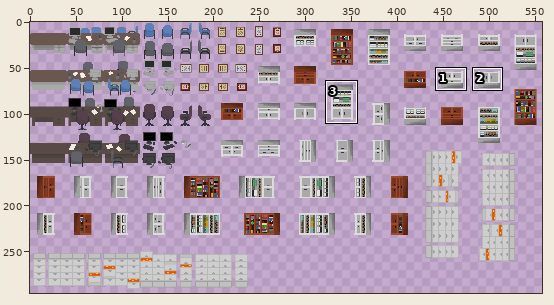
One commit to this sprite sheet: ProyectosSDL/HolaSDL/levels/TileSheet-ConsultasDespachos.png. The first picture is a wide view before the edit; the outline marks the close-up.
Close-up. The starting point:
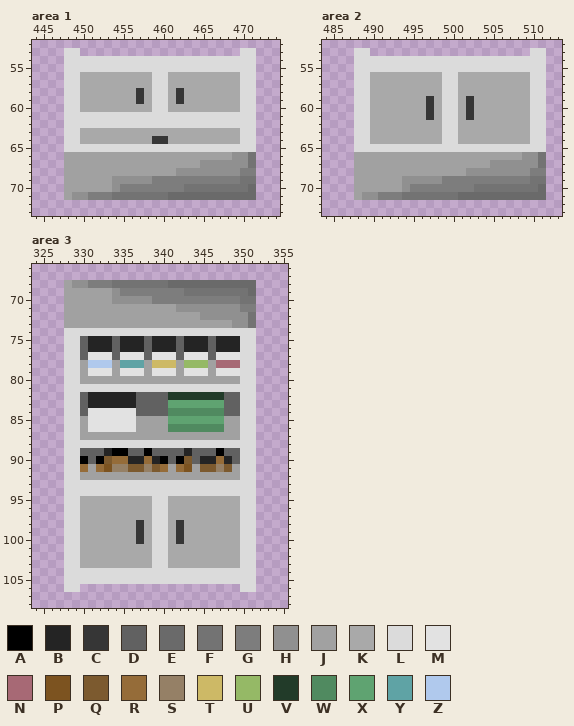
The file is 560x300 pixels. Colours within 5 levels of each other are drawn and written as one. Shown: area 1: x 444..474, y 52..73; area 2: x 484..513, y 52..73; area 3: x 324..355, y 66..108. The wide view leaves out empty margins. The commit also changed other parts of the picture, which this record leaves out.
Palette (. is transparent): A #000000  B #242424  C #363636  D #616161  E #6a6a6a  F #737373  G #7d7d7d  H #909090  J #a1a1a1  K #a9a9a9  L #dbdbdb  M #e2e2e2  N #a76975  P #7c5320  Q #7c5a2f  R #956c39  S #958066  T #cdb966  U #95b966  V #223b29  W #508a60  X #5fa371  Y #5fa3a5  Z #b0c9ed
Pixels before, area 1, first column x 448:
53 LL....................LL
54 LLLLLLLLLLLLLLLLLLLLLLLL
55 LLLLLLLLLLLLLLLLLLLLLLLL
56 LLKKKKKKKKKLLKKKKKKKKKLL
57 LLKKKKKKKKKLLKKKKKKKKKLL
58 LLKKKKKKKCKLLKCKKKKKKKLL
59 LLKKKKKKKCKLLKCKKKKKKKLL
60 LLKKKKKKKKKLLKKKKKKKKKLL
61 LLLLLLLLLLLLLLLLLLLLLLLL
62 LLLLLLLLLLLLLLLLLLLLLLLL
63 LLKKKKKKKKKKKKKKKKKKKKLL
64 LLKKKKKKKKKCCKKKKKKKKKLL
65 LLLLLLLLLLLLLLLLLLLLLLLL
66 JJJJJJJJJJJJJJJJJJJJJHHF
67 JJJJJJJJJJJJJJJJJHHHHHHF
68 JJJJJJJJJJJJJJHHHHHHHHGG
69 JJJJJJHHHHHGGGGGGGGGGGFF
70 JJJJJJHGGGGGGGGFFFFFFFFE
71 JHHGGGFFFFFFFEEEEEEEEEEE
Pixels before, area 2, first column x 488:
53 LL....................LL
54 LLLLLLLLLLLLLLLLLLLLLLLL
55 LLLLLLLLLLLLLLLLLLLLLLLL
56 LLKKKKKKKKKLLKKKKKKKKKLL
57 LLKKKKKKKKKLLKKKKKKKKKLL
58 LLKKKKKKKKKLLKKKKKKKKKLL
59 LLKKKKKKKCKLLKCKKKKKKKLL
60 LLKKKKKKKCKLLKCKKKKKKKLL
61 LLKKKKKKKCKLLKCKKKKKKKLL
62 LLKKKKKKKKKLLKKKKKKKKKLL
63 LLKKKKKKKKKLLKKKKKKKKKLL
64 LLKKKKKKKKKLLKKKKKKKKKLL
65 LLLLLLLLLLLLLLLLLLLLLLLL
66 JJJJJJJJJJJJJJJJJJJJJHHF
67 JJJJJJJJJJJJJJJJJHHHHHHF
68 JJJJJJJJJJJJJJHHHHHHHHGG
69 JJJJJJHHHHHGGGGGGGGGGGFF
70 JJJJJJHGGGGGGGGFFFFFFFFE
71 JHHGGGFFFFFFFEEEEEEEEEEE
Pixels before, area 3, first column x 328:
 68 JHHGGGFFFFFFFEEEEEEEEEEE
 69 JJJJJJHGGGGGGGGFFFFFFFFE
 70 JJJJJJHHHHHGGGGGGGGGGGFF
 71 JJJJJJJJJJJJJJHHHHHHHHGG
 72 JJJJJJJJJJJJJJJJJHHHHHHF
 73 JJJJJJJJJJJJJJJJJJJJJHHF
 74 LLLLLLLLLLLLLLLLLLLLLLLL
 75 LLDBBBDBBBDBBBDBBBDBBBLL
 76 LLDBBBDBBBDBBBDBBBDBBBLL
 77 LLDMMMDMMMDMMMDMMMDMMMLL
 78 LLJZZZJYYYJTTTJUUUJNNNLL
 79 LLJMMMJMMMJMMMJMMMJMMMLL
 80 LLJJJJJJJJJJJJJJJJJJJJLL
 81 LLLLLLLLLLLLLLLLLLLLLLLL
 82 LLDBBBBBBDDDDVVVVVVVDDLL
 83 LLDBBBBBBDDDDXXXXXXXDDLL
 84 LLDMMMMMMDDDDWWWWWWWDDLL
 85 LLJMMMMMMJJJJXXXXXXXJJLL
 86 LLJMMMMMMJJJJWWWWWWWJJLL
 87 LLJJJJJJJJJJJJJJJJJJJJLL
 88 LLLLLLLLLLLLLLLLLLLLLLLL
 89 LLDDDBAADDADDDDBDDDADDLL
 90 LLADAQRRBBRBADAQDBBRBDLL
 91 LLRJRPSSQQSQRJRPJQQSQJLL
 92 LLJJJJJJJJJJJJJJJJJJJJLL
 93 LLLLLLLLLLLLLLLLLLLLLLLL
 94 LLLLLLLLLLLLLLLLLLLLLLLL
 95 LLKKKKKKKKKLLKKKKKKKKKLL
 96 LLKKKKKKKKKLLKKKKKKKKKLL
 97 LLKKKKKKKKKLLKKKKKKKKKLL
 98 LLKKKKKKKCKLLKCKKKKKKKLL
 99 LLKKKKKKKCKLLKCKKKKKKKLL
100 LLKKKKKKKCKLLKCKKKKKKKLL
101 LLKKKKKKKKKLLKKKKKKKKKLL
102 LLKKKKKKKKKLLKKKKKKKKKLL
103 LLKKKKKKKKKLLKKKKKKKKKLL
104 LLLLLLLLLLLLLLLLLLLLLLLL
105 LLLLLLLLLLLLLLLLLLLLLLLL
106 LL....................LL
New version:
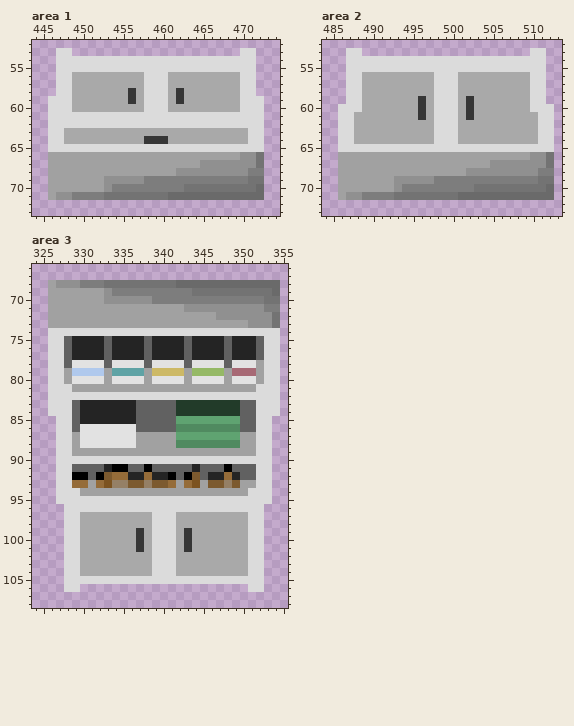
The edit:
Area 1:
y 53: x 447 . -> L; x 449 L -> .
y 54..55: x 447 . -> L
y 56..57: x 447 . -> L; x 449 L -> K; x 458 K -> L
y 58: x 447 . -> L; x 449 L -> K; x 456..458 KCK -> CKL
y 59: x 446..447 .. -> LL; x 449 L -> K; x 456..458 KCK -> CKL; x 472 . -> L
y 60: x 446..447 .. -> LL; x 449 L -> K; x 458 K -> L; x 472 . -> L
y 61..62: x 446..447 .. -> LL; x 472 . -> L
y 63: x 446..449 ..LL -> LLKK; x 470 L -> K; x 472 . -> L
y 64: x 446..449 ..LL -> LLKK; x 458 K -> C; x 470 L -> K; x 472 . -> L
y 65: x 446..447 .. -> LL; x 472 . -> L
y 66: x 446..447 .. -> JJ; x 469 H -> J; x 471..472 F. -> HF
y 67: x 446..447 .. -> JJ; x 471..472 F. -> HF
y 68: x 446..447 .. -> JJ; x 470 G -> H; x 472 . -> G
y 69: x 446..447 .. -> JJ; x 453 J -> H; x 458 H -> G; x 470 F -> G; x 472 . -> F
y 70: x 446..447 .. -> JJ; x 453..454 JH -> HG; x 471..472 E. -> FE
y 71: x 446..450 ..JHH -> JHHGG; x 453 G -> F; x 472 . -> E
Area 2:
y 53: x 487 . -> L; x 489 L -> .
y 54..55: x 487 . -> L
y 56..58: x 487 . -> L; x 489 L -> K; x 498 K -> L
y 59: x 487 . -> L; x 489 L -> K; x 496..498 KCK -> CKL
y 60: x 486..487 .. -> LL; x 489 L -> K; x 496..498 KCK -> CKL; x 512 . -> L
y 61: x 486..489 ..LL -> LLKK; x 496..498 KCK -> CKL; x 510 L -> K; x 512 . -> L
y 62..64: x 486..489 ..LL -> LLKK; x 498 K -> L; x 510 L -> K; x 512 . -> L
y 65: x 486..487 .. -> LL; x 512 . -> L
y 66: x 486..487 .. -> JJ; x 509 H -> J; x 511..512 F. -> HF
y 67: x 486..487 .. -> JJ; x 511..512 F. -> HF
y 68: x 486..487 .. -> JJ; x 510 G -> H; x 512 . -> G
y 69: x 486..487 .. -> JJ; x 493 J -> H; x 498 H -> G; x 510 F -> G; x 512 . -> F
y 70: x 486..487 .. -> JJ; x 493..494 JH -> HG; x 511..512 E. -> FE
y 71: x 486..490 ..JHH -> JHHGG; x 493 G -> F; x 512 . -> E
Area 3:
y 68: x 326..328 ..J -> JHH; x 330 H -> G; x 333 G -> F; x 341 E -> F; x 352..354 ... -> EEE
y 69: x 326..327 .. -> JJ; x 333..334 JH -> HG; x 343 F -> G; x 351..354 E... -> FFFE
y 70: x 326..327 .. -> JJ; x 333 J -> H; x 350..354 FF... -> GGGFF
y 71: x 326..327 .. -> JJ; x 342 H -> J; x 350..354 GG... -> HHHGG
y 72: x 326..327 .. -> JJ; x 345..346 HH -> JJ; x 351..354 F... -> HHHF
y 73: x 326..327 .. -> JJ; x 349..354 HHF... -> JJHHHF
y 74: x 326..327 .. -> LL; x 352..354 ... -> LLL
y 75..76: x 326..330 ..LLD -> LLDBB; x 333..334 BD -> DB; x 342..343 DB -> BD; x 346 D -> B; x 348 B -> D; x 350..354 LL... -> BBDLL
y 77: x 326..337 ..LLDMMMDMMM -> LLDBBBBDBBBB; x 339..354 MMMDMMMDMMMLL... -> BBBBDBBBBDBBBDLL
y 78: x 326..354 ..LLJZZZJYYYJTTTJUUUJNNNLL... -> LLDMMMMDMMMMDMMMMDMMMMDMMMJLL
y 79: x 326..337 ..LLJMMMJMMM -> LLJZZZZJYYYY; x 339..354 MMMJMMMJMMMLL... -> TTTTJUUUUJNNNJLL
y 80: x 326..332 ..LLJJJ -> LLJMMMM; x 334..337 JJJJ -> MMMM; x 339..342 JJJJ -> MMMM; x 344..347 JJJJ -> MMMM; x 349..354 JLL... -> MMMJLL
y 81: x 326..327 .. -> LL; x 329..354 LLLLLLLLLLLLLLLLLLLLLLL... -> JJJJJJJJJJJJJJJJJJJJJJJLLL
y 82: x 326..327 .. -> LL; x 330..349 DBBBBBBDDDDVVVVVVVDD -> LLLLLLLLLLLLLLLLLLLL; x 352..354 ... -> LLL
y 83: x 326..327 .. -> LL; x 329..330 LD -> DB; x 341..354 XXXXXXXDDLL... -> DVVVVVVVVDDLLL
y 84: x 326..327 .. -> LL; x 329..336 LDMMMMMM -> DBBBBBBB; x 341..354 WWWWWWWDDLL... -> DVVVVVVVVDDLLL
y 85: x 327 . -> L; x 329..341 LJMMMMMMJJJJX -> DBBBBBBBDDDDD; x 348..353 JJLL.. -> XXDDLL
y 86: x 327 . -> L; x 329..330 LJ -> DM; x 337..341 JJJJW -> DDDDD; x 348..353 JJLL.. -> WWDDLL
y 87: x 327 . -> L; x 329..336 LJJJJJJJ -> JMMMMMMM; x 342..353 JJJJJJJJLL.. -> XXXXXXXXJJLL
y 88: x 327 . -> L; x 329..353 LLLLLLLLLLLLLLLLLLLLLLL.. -> JMMMMMMMJJJJJWWWWWWWWJJLL
y 89: x 327 . -> L; x 329..353 LDDDBAADDADDDDBDDDADDLL.. -> JJJJJJJJJJJJJJJJJJJJJJJLL
y 90: x 327 . -> L; x 330..349 ADAQRRBBRBADAQDBBRBD -> LLLLLLLLLLLLLLLLLLLL; x 352..353 .. -> LL
y 91: x 327 . -> L; x 329..353 LRJRPSSQQSQRJRPJQQSQJLL.. -> DDDDBAADDADDDDDBDDDADDDLL
y 92: x 327 . -> L; x 329..353 LJJJJJJJJJJJJJJJJJJJJLL.. -> AADAQRRBBRBBADAQDBBRBDDLL
y 93: x 327 . -> L; x 329..353 LLLLLLLLLLLLLLLLLLLLLLL.. -> RRJRPSSQQSQQRJRPJQQSQJJLL
y 94: x 327 . -> L; x 330..350 LLLLLLLLLLLLLLLLLLLLL -> JJJJJJJJJJJJJJJJJJJJJ; x 352..353 .. -> LL
y 95: x 327 . -> L; x 330..338 KKKKKKKKK -> LLLLLLLLL; x 341..349 KKKKKKKKK -> LLLLLLLLL; x 352..353 .. -> LL
y 96: x 330..338 KKKKKKKKK -> LLLLLLLLL; x 341..349 KKKKKKKKK -> LLLLLLLLL; x 352 . -> L
y 97: x 341 K -> L; x 350 L -> K; x 352 . -> L
y 98: x 337 C -> K; x 341..342 KC -> LK; x 350 L -> K; x 352 . -> L
y 99..100: x 341..343 KCK -> LKC; x 350 L -> K; x 352 . -> L
y 101: x 337 K -> C; x 341 K -> L; x 343 K -> C; x 350 L -> K; x 352 . -> L
y 102..103: x 341 K -> L; x 350 L -> K; x 352 . -> L
y 104: x 330..338 LLLLLLLLL -> KKKKKKKKK; x 342..350 LLLLLLLLL -> KKKKKKKKK; x 352 . -> L
y 105: x 352 . -> L
y 106: x 350 L -> .; x 352 . -> L
Where, in picture pixels (left, top, right, bottom), the same in both close-ups:
changed: (48, 48, 152, 200)
changed: (232, 96, 264, 200)
changed: (338, 48, 442, 200)
changed: (522, 104, 554, 200)
changed: (48, 280, 280, 592)
